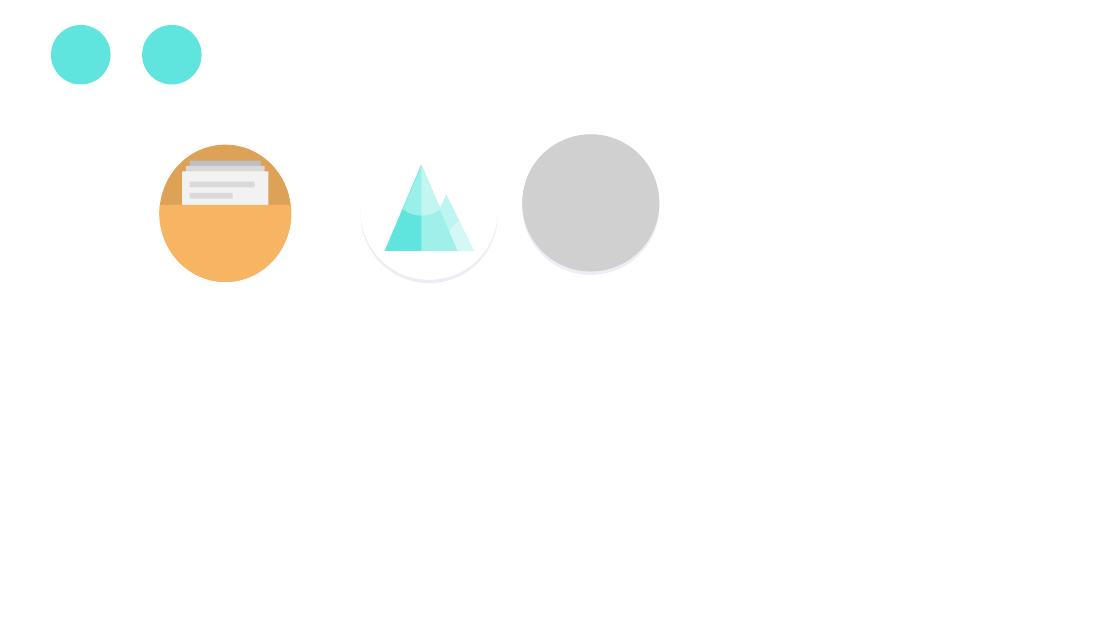
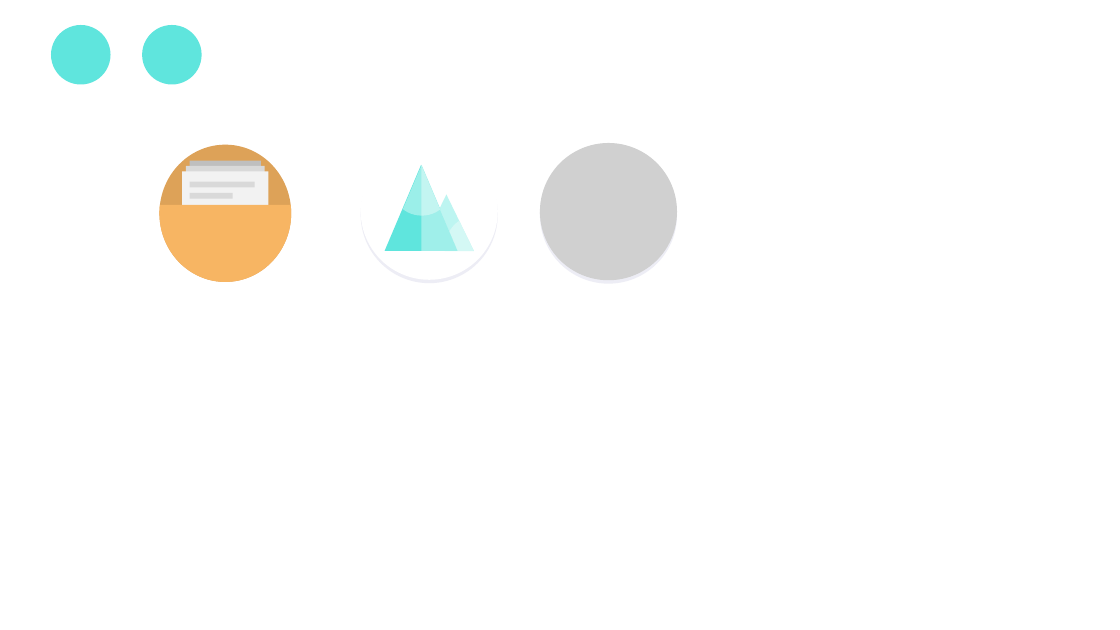
Before and after one commit to buger404/Emerald, a slide deck: slide 2 of UI.pptx. Drawn at 1120x630 pixels with LibreOffice and Linux fonts; fonts in the diff are those of the drawing; grey boxes stand for pictures. Boxes give left, top, right and bottom in pixels: in the first picture for what was removed or moved away, otherwise in the second. Text is boxed around its words. In the diff, an @@ line names an element or a change of style, - is before the commit and + after.

```diff
--- a/UI.pptx
+++ b/UI.pptx
@@ picture moved from (x1=523, y1=134, x2=660, y2=271) to (x1=540, y1=143, x2=677, y2=280) @@
@@ rounded rectangle moved from (x1=523, y1=138, x2=660, y2=275) to (x1=540, y1=146, x2=677, y2=283) @@
```
Also in this commit, not shown: 2 slides added, 6 other files.
